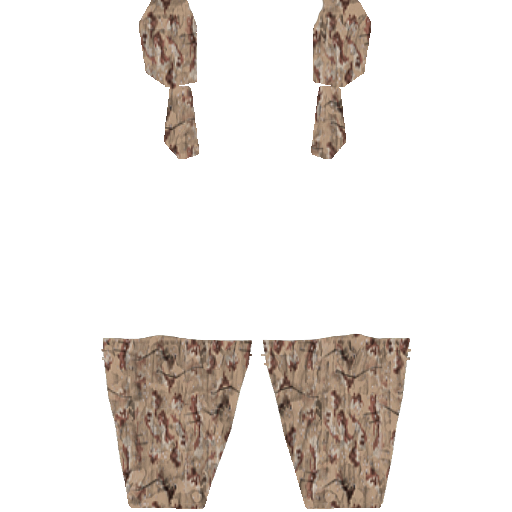
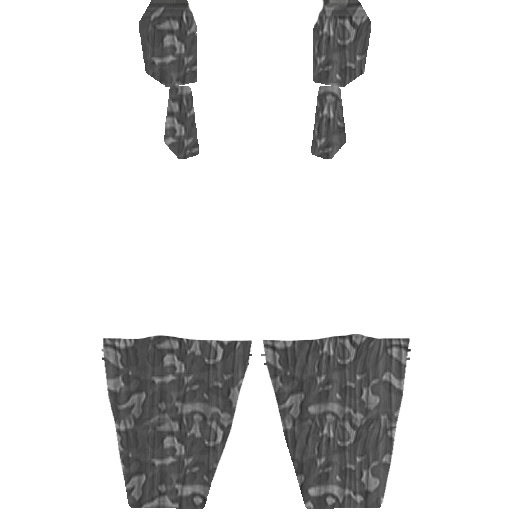
Two versions of the same layered image (w=512, h=512). Layer-by-layer changes:
showed group "camo_stocking3" (4 layers) over [101, 0, 411, 509]
hid group "camo_stocking2" (4 layers) over [101, 0, 411, 509]
renamed "图层 5" to "pattern", hid it, moved it above "color" over [101, 0, 411, 509]
removed layer "图层 3" from group "camo_stocking2" over [101, 0, 411, 509]
renamed "图层 4" to "color", opacity 80% → 100%, blend multiply → color, painted on it over [101, 0, 411, 509]
hid group "camo_stocking1" (2 layers) over [101, 0, 411, 509]
